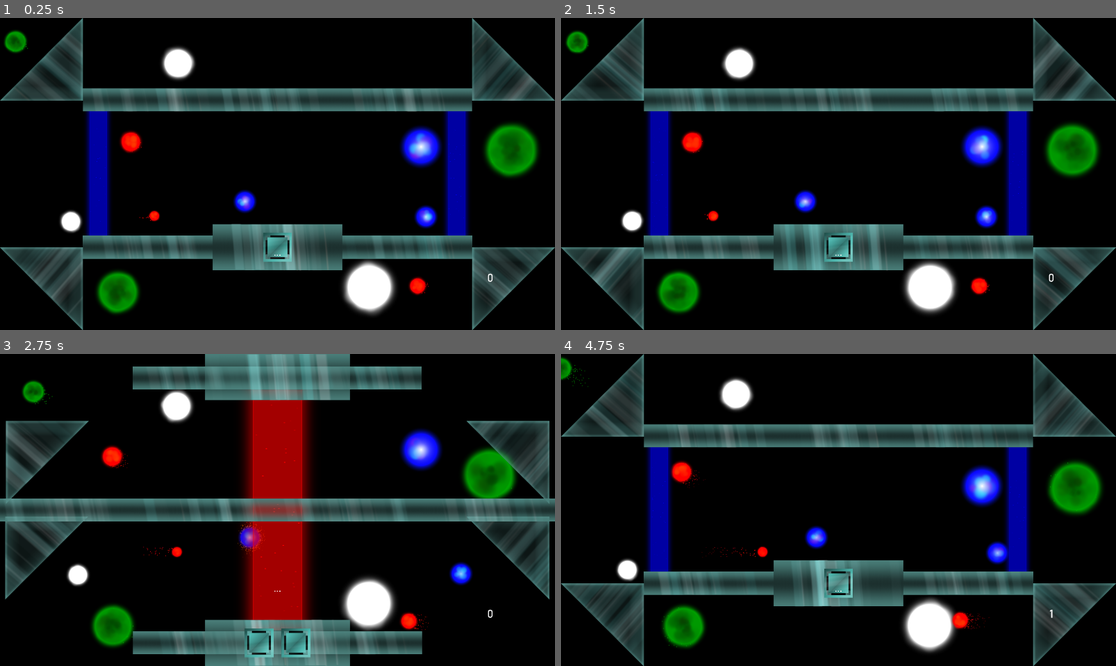
Above: before the commit, frames 1-4 (two rows, left to right).
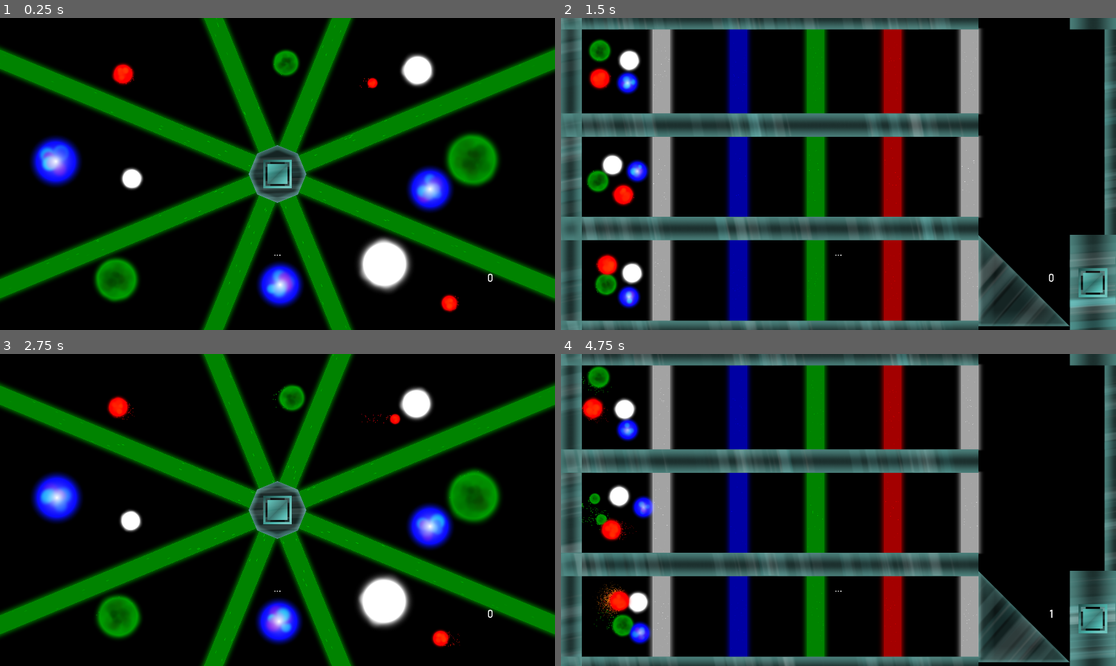
Above: after the commit, the same moments.

Repository: Dark-Gran/Spirit-Circles
Game: Godot game, scene res://src/Main.tscn
Two runs of this game, one before a commit and one after it. Both use one fixed random seed, a clock stepped at 60 frames per second and the inputs below.
Inputs (mouse positions are in pixels of both pictures, inside the frame that each line leads up to):
- Up to frame 1 (0.25 s): no input
- Up to frame 2 (1.5 s): move the mouse to (960, 158) at 0.52 s; hold Right (ui_right) 0.53-1.28 s; tap Space (ui_accept) at 0.77 s; move the mouse to (727, 189) at 1.27 s; hold Left (ui_left) from 1.28 s (still down)
- Up to frame 3 (2.75 s): tap Space (ui_accept) at 1.52 s; move the mouse to (333, 441) at 2.02 s; release Left (ui_left) at 2.03 s; hold Right (ui_right) from 2.03 s (still down)
- Up to frame 4 (4.75 s): move the mouse to (810, 572) at 2.77 s; tap Space (ui_accept) at 3.02, 3.77, 4.52 s; move the mouse to (1005, 556) at 3.52 s; release Right (ui_right) at 3.53 s; hold Left (ui_left) from 3.53 s (still down); move the mouse to (672, 463) at 4.27 s

The runs differ from the first frame. In frame 1, 52% of the frame differs, in the area x 0-100%, y 0-100%; in frame 2, 63%; in frame 3, 57%; in frame 4, 63%.

Commit message:
level revision/update

Diff:
--- a/src/world/World.gd
+++ b/src/world/World.gd
@@ -27,7 +27,7 @@
 		level_times.append(0)
 	$DebugGUI/FPS.visible = false
 	enable_continue(false)
-	level_id = 16
+	level_id = 20
 	move_to_level(level_id)
 
 func reload_level():
--- a/src/world/levels/Level_017.tscn
+++ b/src/world/levels/Level_017.tscn
@@ -2,11 +2,11 @@
 
 [ext_resource path="res://src/world/levels/Level_017.gd" type="Script" id=1]
 [ext_resource path="res://src/world/Circle.tscn" type="PackedScene" id=2]
-[ext_resource path="res://src/world/obstacles/Wall_3.tscn" type="PackedScene" id=3]
+[ext_resource path="res://src/world/obstacles/Wall_2.tscn" type="PackedScene" id=3]
 [ext_resource path="res://src/world/obstacles/Button.tscn" type="PackedScene" id=4]
 [ext_resource path="res://src/world/obstacles/RotatableTriangle.tscn" type="PackedScene" id=5]
 [ext_resource path="res://src/world/obstacles/Beam.tscn" type="PackedScene" id=6]
-[ext_resource path="res://src/world/obstacles/Wall_1.tscn" type="PackedScene" id=7]
+[ext_resource path="res://src/world/obstacles/Wall_0.tscn" type="PackedScene" id=7]
 [ext_resource path="res://src/world/obstacles/Wall_Wide_0.tscn" type="PackedScene" id=8]
 
 [node name="Level" type="Node2D"]
@@ -83,51 +83,73 @@
 
 [node name="Beam" parent="Statics/Beams" instance=ExtResource( 6 )]
 position = Vector2( 960, 540 )
-scale = Vector2( 2.821, 1.666 )
-color_type = 3
+scale = Vector2( 2.821, 1.523 )
+color_type = 1
 
 [node name="Rotatables" type="Node2D" parent="Statics"]
 
 [node name="RotatableTriangle" parent="Statics/Rotatables" instance=ExtResource( 5 )]
-position = Vector2( 1757.45, 706.497 )
+position = Vector2( 1776.5, 685.497 )
 rotation = 1.5708
 angles = PoolIntArray( 180, 90 )
 
 [node name="RotatableTriangle2" parent="Statics/Rotatables" instance=ExtResource( 5 )]
-position = Vector2( 161.277, 706.497 )
+position = Vector2( 143.277, 685.497 )
 angles = PoolIntArray( 0, -90 )
 
 [node name="RotatableTriangle3" parent="Statics/Rotatables" instance=ExtResource( 5 )]
-position = Vector2( 163.442, 375.756 )
+position = Vector2( 143.442, 398.756 )
+rotation = -1.5708
 angles = PoolIntArray( 0, -90 )
 
 [node name="RotatableTriangle4" parent="Statics/Rotatables" instance=ExtResource( 5 )]
-position = Vector2( 1757.41, 375.756 )
-rotation = 1.5708
+position = Vector2( 1776.41, 398.756 )
+rotation = 3.14159
 angles = PoolIntArray( 180, 90 )
-
-[node name="Wall2" parent="Statics" instance=ExtResource( 7 )]
-position = Vector2( 960, 999.66 )
-rotation = 1.5708
-
-[node name="Wall3" parent="Statics" instance=ExtResource( 7 )]
-position = Vector2( 959.027, 82.9314 )
-rotation = 1.5708
 
 [node name="Wall4" parent="Statics" instance=ExtResource( 8 )]
 position = Vector2( 960, 999.66 )
 rotation = 1.5708
 
-[node name="Wall5" parent="Statics" instance=ExtResource( 8 )]
-position = Vector2( 960, 80 )
+[node name="Wall9" parent="Statics" instance=ExtResource( 8 )]
+position = Vector2( 960, 1160 )
 rotation = 1.5708
 
-[node name="Wall" parent="Statics" instance=ExtResource( 3 )]
-position = Vector2( 963.28, 540 )
+[node name="Wall5" parent="Statics" instance=ExtResource( 8 )]
+position = Vector2( 960, 79.931 )
+rotation = 1.5708
+
+[node name="Wall8" parent="Statics" instance=ExtResource( 8 )]
+position = Vector2( 960, -80 )
 rotation = 1.5708
 
 [node name="Button" parent="Statics" instance=ExtResource( 4 )]
-position = Vector2( 896, 999.66 )
+position = Vector2( 960, 999.66 )
 
 [node name="Button2" parent="Statics" instance=ExtResource( 4 )]
-position = Vector2( 1024, 999.66 )
+position = Vector2( 960, 79.931 )
+
+[node name="Wall6" parent="Statics" instance=ExtResource( 3 )]
+position = Vector2( 960, 540 )
+rotation = 1.5708
+scale = Vector2( 1, 0.898 )
+
+[node name="Wall" parent="Statics" instance=ExtResource( 7 )]
+position = Vector2( 585, 79.931 )
+rotation = 1.5708
+scale = Vector2( 1, 0.5 )
+
+[node name="Wall3" parent="Statics" instance=ExtResource( 7 )]
+position = Vector2( 1335, 79.931 )
+rotation = 1.5708
+scale = Vector2( 1, 0.5 )
+
+[node name="Wall2" parent="Statics" instance=ExtResource( 7 )]
+position = Vector2( 585, 999.66 )
+rotation = 1.5708
+scale = Vector2( 1, 0.5 )
+
+[node name="Wall7" parent="Statics" instance=ExtResource( 7 )]
+position = Vector2( 1335, 999.66 )
+rotation = 1.5708
+scale = Vector2( 1, 0.5 )
--- a/src/world/levels/Level_018.gd
+++ b/src/world/levels/Level_018.gd
@@ -2,22 +2,27 @@
 
 func _ready():
 	$Statics/Button.switchables.append($Statics/Beams/Beam)
+	$Statics/Button.switchables.append($Statics/Beams/Beam2)
+	$Statics/Button.switchables.append($Statics/Beams/Beam3)
 	$Statics/Button.switchables.append($Statics/Rotatables/RotatableTriangle3)
 	$Statics/Button.switchables.append($Statics/Rotatables/RotatableTriangle4)
-	$Statics/Button2.switchables.append($Statics/Beams/Beam2)
+	$Statics/Button2.switchables.append($Statics/Beams/Beam4)
+	$Statics/Button2.switchables.append($Statics/Beams/Beam5)
+	$Statics/Button2.switchables.append($Statics/Beams/Beam6)
 	$Statics/Button2.switchables.append($Statics/Rotatables/RotatableTriangle3)
 	$Statics/Button2.switchables.append($Statics/Rotatables/RotatableTriangle4)
 	$Statics/Button3.switchables.append($Statics/Beams/Beam)
+	$Statics/Button3.switchables.append($Statics/Beams/Beam2)
+	$Statics/Button3.switchables.append($Statics/Beams/Beam3)
 	$Statics/Button3.switchables.append($Statics/Rotatables/RotatableTriangle)
 	$Statics/Button3.switchables.append($Statics/Rotatables/RotatableTriangle2)
-	$Statics/Button4.switchables.append($Statics/Beams/Beam2)
+	$Statics/Button4.switchables.append($Statics/Beams/Beam4)
+	$Statics/Button4.switchables.append($Statics/Beams/Beam5)
+	$Statics/Button4.switchables.append($Statics/Beams/Beam6)
 	$Statics/Button4.switchables.append($Statics/Rotatables/RotatableTriangle)
 	$Statics/Button4.switchables.append($Statics/Rotatables/RotatableTriangle2)
-	$Statics/Beams/Beam.possible_colors.append(Circle.ColorType.WHITE)
-	$Statics/Beams/Beam.possible_colors.append(Circle.ColorType.BLUE)
-	$Statics/Beams/Beam.possible_colors.append(Circle.ColorType.GREEN)
-	$Statics/Beams/Beam.possible_colors.append(Circle.ColorType.RED)
-	$Statics/Beams/Beam2.possible_colors.append(Circle.ColorType.WHITE)
-	$Statics/Beams/Beam2.possible_colors.append(Circle.ColorType.BLUE)
-	$Statics/Beams/Beam2.possible_colors.append(Circle.ColorType.GREEN)
-	$Statics/Beams/Beam2.possible_colors.append(Circle.ColorType.RED)
+	for beam in $Statics/Beams.get_children():
+		beam.possible_colors.append(Circle.ColorType.WHITE)
+		beam.possible_colors.append(Circle.ColorType.BLUE)
+		beam.possible_colors.append(Circle.ColorType.GREEN)
+		beam.possible_colors.append(Circle.ColorType.RED)
--- a/src/world/levels/Level_018.tscn
+++ b/src/world/levels/Level_018.tscn
@@ -1,8 +1,9 @@
-[gd_scene load_steps=8 format=2]
+[gd_scene load_steps=9 format=2]
 
 [ext_resource path="res://src/world/Circle.tscn" type="PackedScene" id=1]
 [ext_resource path="res://src/world/levels/Level_018.gd" type="Script" id=2]
 [ext_resource path="res://src/world/obstacles/Wall_1.tscn" type="PackedScene" id=3]
+[ext_resource path="res://src/world/obstacles/Wall_0.tscn" type="PackedScene" id=4]
 [ext_resource path="res://src/world/obstacles/RotatableTriangle.tscn" type="PackedScene" id=5]
 [ext_resource path="res://src/world/obstacles/Wall_Wide_0.tscn" type="PackedScene" id=6]
 [ext_resource path="res://src/world/obstacles/Button.tscn" type="PackedScene" id=7]
@@ -10,6 +11,7 @@
 
 [node name="Level" type="Node2D"]
 show_behind_parent = true
+position = Vector2( -2, 0 )
 script = ExtResource( 2 )
 
 [node name="Circles" type="Node2D" parent="."]
@@ -81,94 +83,130 @@
 [node name="Beams" type="Node2D" parent="Statics"]
 
 [node name="Beam" parent="Statics/Beams" instance=ExtResource( 8 )]
-position = Vector2( 489.231, 540 )
-scale = Vector2( 1.6, 2.241 )
+position = Vector2( 599, 540 )
+scale = Vector2( 1.6, 0.713 )
 color_type = 2
 
 [node name="Beam2" parent="Statics/Beams" instance=ExtResource( 8 )]
-position = Vector2( 1449.23, 540 )
-scale = Vector2( 1.6, 2.241 )
+position = Vector2( 599, 161 )
+scale = Vector2( 1.6, 0.485 )
+color_type = 2
+
+[node name="Beam3" parent="Statics/Beams" instance=ExtResource( 8 )]
+position = Vector2( 599, 919 )
+scale = Vector2( 1.6, 0.485 )
+color_type = 2
+
+[node name="Beam4" parent="Statics/Beams" instance=ExtResource( 8 )]
+position = Vector2( 1327.23, 540 )
+scale = Vector2( 1.6, 0.713 )
+color_type = 1
+
+[node name="Beam6" parent="Statics/Beams" instance=ExtResource( 8 )]
+position = Vector2( 1327.23, 919 )
+scale = Vector2( 1.6, 0.485 )
+color_type = 1
+
+[node name="Beam5" parent="Statics/Beams" instance=ExtResource( 8 )]
+position = Vector2( 1327.23, 161 )
+scale = Vector2( 1.6, 0.485 )
 color_type = 1
 
 [node name="Rotatables" type="Node2D" parent="Statics"]
 
 [node name="RotatableTriangle" parent="Statics/Rotatables" instance=ExtResource( 5 )]
-position = Vector2( 803.857, 164 )
+position = Vector2( 804.857, 168 )
 rotation = -1.5708
+scale = Vector2( 1.1, 1.1 )
 angles = PoolIntArray( 180, 90, 0, -90 )
 reversed = true
 
 [node name="RotatableTriangle2" parent="Statics/Rotatables" instance=ExtResource( 5 )]
-position = Vector2( 1121.75, 164 )
+position = Vector2( 1120.75, 168 )
 rotation = 3.14159
+scale = Vector2( 1.1, 1.1 )
 angles = PoolIntArray( 180, -90, 0, 90 )
 
 [node name="RotatableTriangle3" parent="Statics/Rotatables" instance=ExtResource( 5 )]
-position = Vector2( 803.857, 918 )
+position = Vector2( 804.857, 915 )
+scale = Vector2( 1.1, 1.1 )
 angles = PoolIntArray( 180, -90, 0, 90 )
 
 [node name="RotatableTriangle4" parent="Statics/Rotatables" instance=ExtResource( 5 )]
-position = Vector2( 1121.75, 918 )
-rotation = 1.5708
+position = Vector2( 1120.75, 915 )
+rotation = 1.5708
+scale = Vector2( 1.1, 1.1 )
 angles = PoolIntArray( 180, 90, 0, -90 )
 reversed = true
 
-[node name="Wall3" parent="Statics" instance=ExtResource( 3 )]
-position = Vector2( 244.368, 322.833 )
-rotation = 1.5708
-
-[node name="Wall5" parent="Statics" instance=ExtResource( 3 )]
-position = Vector2( 244.368, 757.833 )
-rotation = 1.5708
-
-[node name="Wall11" parent="Statics" instance=ExtResource( 3 )]
-position = Vector2( 1682.37, 757.833 )
-rotation = 1.5708
-
 [node name="Wall13" parent="Statics" instance=ExtResource( 3 )]
-position = Vector2( 244.368, 1077.83 )
-rotation = 1.5708
+position = Vector2( 189.5, 1080 )
+rotation = 1.5708
+scale = Vector2( 1, 0.915 )
 
 [node name="Wall14" parent="Statics" instance=ExtResource( 3 )]
-position = Vector2( 1682.37, 1077.83 )
-rotation = 1.5708
+position = Vector2( 1736, 1080 )
+rotation = 1.5708
+scale = Vector2( 1, 0.915 )
 
 [node name="Wall6" parent="Statics" instance=ExtResource( 3 )]
-position = Vector2( 244.226, 1.60529 )
-rotation = 1.5708
-
-[node name="Wall7" parent="Statics" instance=ExtResource( 3 )]
-position = Vector2( 1682.37, 322.833 )
-rotation = 1.5708
+position = Vector2( 189.5, 0 )
+rotation = 1.5708
+scale = Vector2( 1, 0.915 )
 
 [node name="Wall8" parent="Statics" instance=ExtResource( 3 )]
-position = Vector2( 1681.75, 4.12512 )
-rotation = 1.5708
+position = Vector2( 1736, 0 )
+rotation = 1.5708
+scale = Vector2( 1, 0.915 )
 
 [node name="Wall4" parent="Statics" instance=ExtResource( 6 )]
-position = Vector2( -61.5158, 757.94 )
-rotation = 1.5708
+position = Vector2( -38.5158, 757.833 )
+rotation = 1.5708
+scale = Vector2( 1, 0.915 )
 
 [node name="Wall10" parent="Statics" instance=ExtResource( 6 )]
-position = Vector2( -61.5158, 325.94 )
-rotation = 1.5708
+position = Vector2( -38.5158, 321.833 )
+rotation = 1.5708
+scale = Vector2( 1, 0.915 )
 
 [node name="Wall9" parent="Statics" instance=ExtResource( 6 )]
-position = Vector2( 1985.52, 760.46 )
-rotation = 1.5708
+position = Vector2( 1964.52, 757.833 )
+rotation = 1.5708
+scale = Vector2( 1, 0.915 )
 
 [node name="Wall12" parent="Statics" instance=ExtResource( 6 )]
-position = Vector2( 1985.52, 320.46 )
-rotation = 1.5708
+position = Vector2( 1964.52, 321.833 )
+rotation = 1.5708
+scale = Vector2( 1, 0.915 )
 
 [node name="Button" parent="Statics" instance=ExtResource( 7 )]
-position = Vector2( 90.4841, 757.94 )
+position = Vector2( 92.4841, 757.833 )
 
 [node name="Button2" parent="Statics" instance=ExtResource( 7 )]
-position = Vector2( 1833.52, 760.46 )
+position = Vector2( 1833.52, 757.833 )
 
 [node name="Button3" parent="Statics" instance=ExtResource( 7 )]
-position = Vector2( 90.4842, 325.94 )
+position = Vector2( 92.4842, 321.833 )
 
 [node name="Button4" parent="Statics" instance=ExtResource( 7 )]
-position = Vector2( 1833.52, 320.46 )
+position = Vector2( 1833.52, 321.833 )
+
+[node name="Wall" parent="Statics" instance=ExtResource( 4 )]
+position = Vector2( 1507.4, 321.833 )
+rotation = 1.5708
+scale = Vector2( 1, 0.915 )
+
+[node name="Wall3" parent="Statics" instance=ExtResource( 4 )]
+position = Vector2( 418.4, 321.833 )
+rotation = 1.5708
+scale = Vector2( 1, 0.915 )
+
+[node name="Wall5" parent="Statics" instance=ExtResource( 4 )]
+position = Vector2( 418.4, 757.833 )
+rotation = 1.5708
+scale = Vector2( 1, 0.915 )
+
+[node name="Wall2" parent="Statics" instance=ExtResource( 4 )]
+position = Vector2( 1507.4, 757.833 )
+rotation = 1.5708
+scale = Vector2( 1, 0.915 )
--- a/src/world/levels/Level_019.tscn
+++ b/src/world/levels/Level_019.tscn
@@ -1,15 +1,17 @@
-[gd_scene load_steps=8 format=2]
+[gd_scene load_steps=9 format=2]
 
 [ext_resource path="res://src/world/Circle.tscn" type="PackedScene" id=1]
 [ext_resource path="res://src/world/levels/Level_019.gd" type="Script" id=2]
 [ext_resource path="res://src/world/obstacles/Wall_2.tscn" type="PackedScene" id=3]
 [ext_resource path="res://src/world/obstacles/Beam.tscn" type="PackedScene" id=4]
+[ext_resource path="res://src/world/obstacles/Wall_1.tscn" type="PackedScene" id=5]
 [ext_resource path="res://src/world/obstacles/RotatableTriangle.tscn" type="PackedScene" id=6]
 [ext_resource path="res://src/world/obstacles/Wall_Wide_1.tscn" type="PackedScene" id=7]
 [ext_resource path="res://src/world/obstacles/Button.tscn" type="PackedScene" id=8]
 
 [node name="Level" type="Node2D"]
 show_behind_parent = true
+position = Vector2( 32, 0 )
 script = ExtResource( 2 )
 
 [node name="Circles" type="Node2D" parent="."]
@@ -85,108 +87,110 @@
 [node name="Beams" type="Node2D" parent="Statics"]
 
 [node name="Beam" parent="Statics/Beams" instance=ExtResource( 4 )]
-position = Vector2( 308, 552 )
-scale = Vector2( 1, 0.65 )
+position = Vector2( 315.6, 550 )
+scale = Vector2( 1, 0.556 )
 
 [node name="Beam2" parent="Statics/Beams" instance=ExtResource( 4 )]
-position = Vector2( 308, 888 )
-scale = Vector2( 1, 0.65 )
+position = Vector2( 315.6, 908 )
+scale = Vector2( 1, 0.562 )
 
 [node name="Beam3" parent="Statics/Beams" instance=ExtResource( 4 )]
-position = Vector2( 308, 168 )
-scale = Vector2( 1, 0.65 )
+position = Vector2( 315.6, 185 )
+scale = Vector2( 1, 0.583 )
 
 [node name="Beam4" parent="Statics/Beams" instance=ExtResource( 4 )]
-position = Vector2( 548, 552 )
-scale = Vector2( 1, 0.65 )
+position = Vector2( 582.2, 550 )
+scale = Vector2( 1, 0.556 )
 color_type = 1
 
 [node name="Beam5" parent="Statics/Beams" instance=ExtResource( 4 )]
-position = Vector2( 548, 888 )
-scale = Vector2( 1, 0.65 )
+position = Vector2( 582.2, 908 )
+scale = Vector2( 1, 0.562 )
 color_type = 1
 
 [node name="Beam6" parent="Statics/Beams" instance=ExtResource( 4 )]
-position = Vector2( 548, 168 )
-scale = Vector2( 1, 0.65 )
+position = Vector2( 582.2, 185 )
+scale = Vector2( 1, 0.583 )
 color_type = 1
 
 [node name="Beam7" parent="Statics/Beams" instance=ExtResource( 4 )]
-position = Vector2( 812, 552 )
-scale = Vector2( 1, 0.65 )
+position = Vector2( 848.8, 550 )
+scale = Vector2( 1, 0.556 )
 color_type = 2
 
 [node name="Beam8" parent="Statics/Beams" instance=ExtResource( 4 )]
-position = Vector2( 812, 888 )
-scale = Vector2( 1, 0.65 )
+position = Vector2( 848.8, 908 )
+scale = Vector2( 1, 0.562 )
 color_type = 2
 
 [node name="Beam9" parent="Statics/Beams" instance=ExtResource( 4 )]
-position = Vector2( 812, 168 )
-scale = Vector2( 1, 0.65 )
+position = Vector2( 848.8, 185 )
+scale = Vector2( 1, 0.583 )
 color_type = 2
 
 [node name="Beam10" parent="Statics/Beams" instance=ExtResource( 4 )]
-position = Vector2( 1301, 552 )
-scale = Vector2( 1, 0.65 )
+position = Vector2( 1382, 550 )
+scale = Vector2( 1, 0.556 )
 
 [node name="Beam11" parent="Statics/Beams" instance=ExtResource( 4 )]
-position = Vector2( 1301, 888 )
-scale = Vector2( 1, 0.65 )
+position = Vector2( 1382, 908 )
+scale = Vector2( 1, 0.562 )
 
 [node name="Beam12" parent="Statics/Beams" instance=ExtResource( 4 )]
-position = Vector2( 1301, 168 )
-scale = Vector2( 1, 0.65 )
+position = Vector2( 1382, 185 )
+scale = Vector2( 1, 0.583 )
 
 [node name="Beam13" parent="Statics/Beams" instance=ExtResource( 4 )]
-position = Vector2( 1069, 552 )
-scale = Vector2( 1, 0.65 )
+position = Vector2( 1115.4, 550 )
+scale = Vector2( 1, 0.556 )
 color_type = 3
 
 [node name="Beam14" parent="Statics/Beams" instance=ExtResource( 4 )]
-position = Vector2( 1069, 888 )
-scale = Vector2( 1, 0.65 )
+position = Vector2( 1115.4, 908 )
+scale = Vector2( 1, 0.562 )
 color_type = 3
 
 [node name="Beam15" parent="Statics/Beams" instance=ExtResource( 4 )]
-position = Vector2( 1069, 168 )
-scale = Vector2( 1, 0.65 )
+position = Vector2( 1115.4, 185 )
+scale = Vector2( 1, 0.583 )
 color_type = 3
 
 [node name="Rotatables" type="Node2D" parent="Statics"]
 
 [node name="RotatableTriangle" parent="Statics/Rotatables" instance=ExtResource( 6 )]
-position = Vector2( 1491, 902 )
+position = Vector2( 1570, 909 )
 rotation = -1.5708
+scale = Vector2( 1.1, 1.1 )
 angles = PoolIntArray( 180, -90, 0, 90 )
 
 [node name="Wall2" parent="Statics" instance=ExtResource( 7 )]
-position = Vector2( 1808, 900 )
+position = Vector2( 1808, 931 )
 
 [node name="Wall8" parent="Statics" instance=ExtResource( 7 )]
-position = Vector2( 1808, -142 )
+position = Vector2( 1808, -140 )
 
 [node name="Button" parent="Statics" instance=ExtResource( 8 )]
-position = Vector2( 1808, 900 )
+position = Vector2( 1808, 916.5 )
 
 [node name="Wall6" parent="Statics" instance=ExtResource( 3 )]
 position = Vector2( 0, 540 )
 
-[node name="Wall7" parent="Statics" instance=ExtResource( 3 )]
-position = Vector2( 1920, 540 )
-
 [node name="Wall9" parent="Statics" instance=ExtResource( 3 )]
-position = Vector2( 624, 1080 )
+position = Vector2( 662, 1088 )
 rotation = 1.5708
 
 [node name="Wall11" parent="Statics" instance=ExtResource( 3 )]
-position = Vector2( 624, 361.804 )
+position = Vector2( 662, 370.804 )
 rotation = 1.5708
 
 [node name="Wall12" parent="Statics" instance=ExtResource( 3 )]
-position = Vector2( 624, 0 )
+position = Vector2( 662, 0 )
 rotation = 1.5708
 
 [node name="Wall10" parent="Statics" instance=ExtResource( 3 )]
-position = Vector2( 624, 720.804 )
+position = Vector2( 662, 728.804 )
 rotation = 1.5708
+
+[node name="Wall" parent="Statics" instance=ExtResource( 5 )]
+position = Vector2( 1888, 395 )
+scale = Vector2( 1, 0.711 )
--- a/src/world/obstacles/DiscoBall.tscn
+++ b/src/world/obstacles/DiscoBall.tscn
@@ -82,19 +82,19 @@
 
 [node name="Beam" parent="Beams" instance=ExtResource( 1 )]
 rotation = 0.389208
-scale = Vector2( 1, 5 )
+scale = Vector2( 1, 4.8 )
 
 [node name="Beam3" parent="Beams" instance=ExtResource( 1 )]
 rotation = 1.1781
-scale = Vector2( 1, 5 )
+scale = Vector2( 1, 4.8 )
 
 [node name="Beam4" parent="Beams" instance=ExtResource( 1 )]
 rotation = -1.1781
-scale = Vector2( 1, 5 )
+scale = Vector2( 1, 4.8 )
 
 [node name="Beam2" parent="Beams" instance=ExtResource( 1 )]
 rotation = -0.389208
-scale = Vector2( 1, 5 )
+scale = Vector2( 1, 4.8 )
 
 [node name="CollisionShape2D" type="CollisionShape2D" parent="."]
 scale = Vector2( 4, 25 )
@@ -102,7 +102,7 @@
 
 [node name="MeshInstance2D" type="MeshInstance2D" parent="."]
 modulate = Color( 0, 0, 0, 1 )
-scale = Vector2( 100, 100 )
+scale = Vector2( 99, 99 )
 mesh = SubResource( 2 )
 
 [node name="Sprite" type="Sprite" parent="."]
